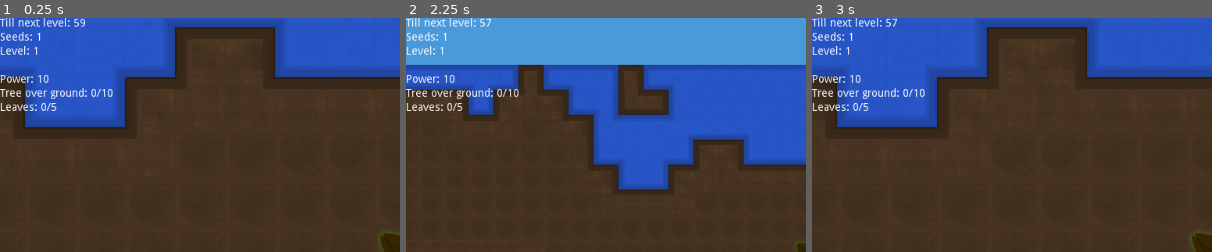
Above: before the commit, frames 1-3 (left to right).
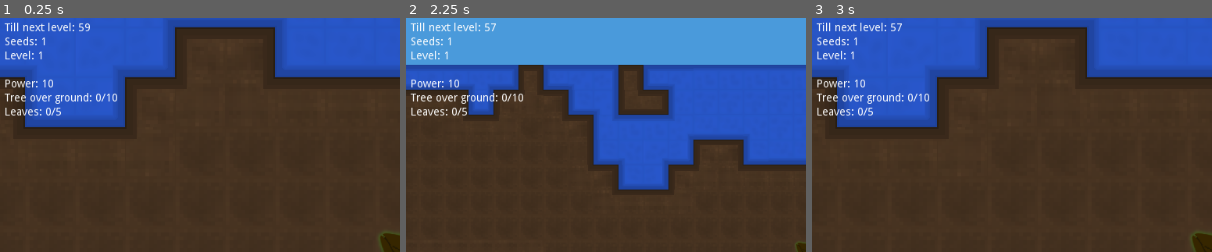
Above: after the commit, the same moments.

Repository: BigAwesome/SpringJam2D
Game: Godot game, scene res://scenes/game.tscn
The game is run twice, just before and just after one commit, with the same random seed, the same clock (stepped at 60 frames per second) and the same inputs.
Inputs (mouse positions are % of the whole screen's width and height, from its top left):
- Up to frame 1 (0.25 s): no input
- Up to frame 2 (2.25 s): tap Enter at 0.5, 2 s; move the mouse to (72, 45) at 0.52 s; press the mouse at (72, 45) at 0.53 s; tap Space at 1.25 s; move the mouse to (30, 55) at 1.27 s; release the mouse at (30, 55) at 1.28 s; right-click (30, 55) at 1.35 s; click (30, 55) at 1.42 s; move the mouse to (60, 28) at 2.02 s; tap Mouse wheel down (mouse_wheel_down) at 2.1 s; click (60, 28) at 2.17 s
- Up to frame 3 (3 s): tap Space at 2.75 s; move the mouse to (45, 70) at 2.77 s; tap Mouse wheel up (mouse_wheel_up) at 2.85 s; click (45, 70) at 2.92 s
The pictures show only the part of the screen within x 0-50%, y 0-50%; the shares and areas given below are measured in that part.

The runs differ from the first frame. In frame 1, 3.0% of the frame differs, in the area x 0-30%, y 0-42%; in frame 2, 2.9%; in frame 3, 3.0%.

Commit message:
added scroe margin

Diff:
--- a/nodes/menus/score.tscn
+++ b/nodes/menus/score.tscn
@@ -3,6 +3,8 @@
 [node name="Score" type="GridContainer"]
 anchor_right = 1.0
 anchor_bottom = 1.0
+margin_left = 6.0
+margin_top = 6.0
 
 [node name="LevelTicker" type="Label" parent="."]
 margin_bottom = 14.0
--- a/scripts/game.gd
+++ b/scripts/game.gd
@@ -75,7 +75,6 @@
 	tiles_owned += " Branch: " + str(Score.get_owned()[Score.get_tile("branches")])
 	tiles_owned += " Pink Leaves: " + str(Score.get_owned()[Score.get_tile("leaves_pink")])
 	tiles_owned += " Green Leaves: " + str(Score.get_owned()[Score.get_tile("leaves_green")])
-	tiles_owned += " Green Leaves: " + str(Score.get_owned()[Score.get_tile("leaves_green")])
 	return tiles_owned
 
 func _toggle_win_screne():
